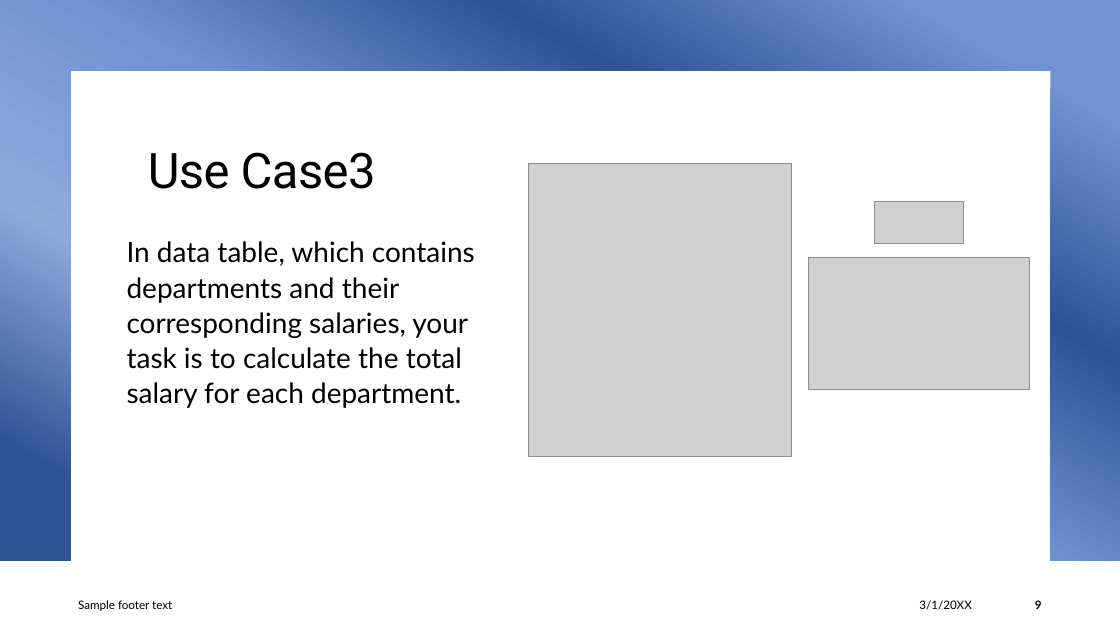
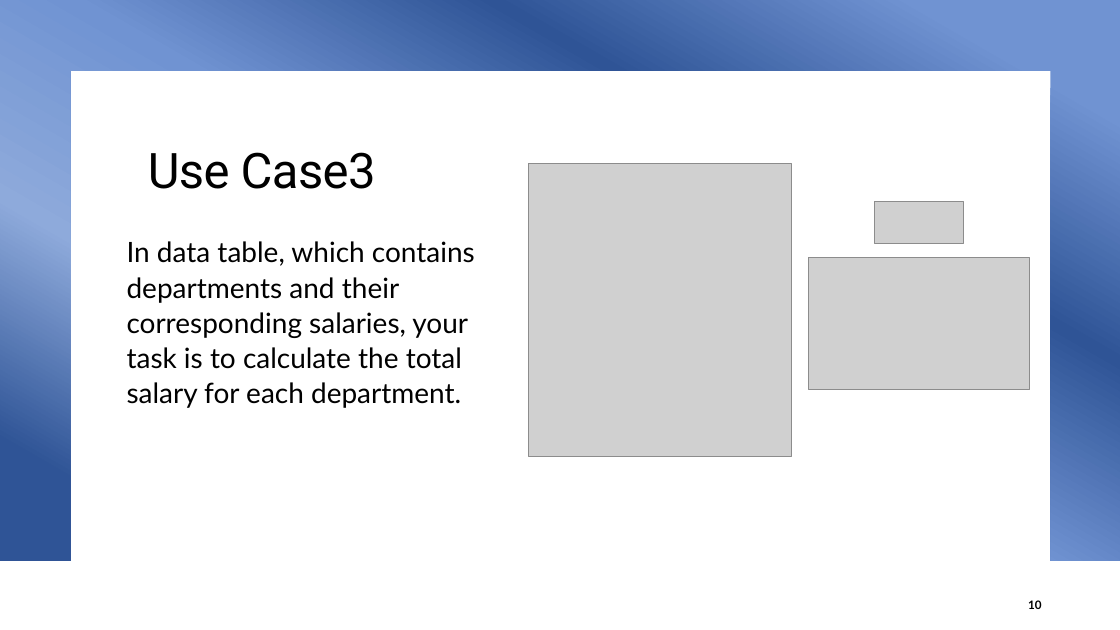
Before and after one commit to Ejaz6120/Portfolio, a slide deck: slide 10 of Presentations/.Net LINQ.pptx (slide 9 before the commit). Drawn at 1120x630 pixels with LibreOffice and Linux fonts; fonts in the diff are those of the drawing; grey boxes stand for pictures. Boxes give left, top, right and bottom in pixels: in the first picture for what was removed or moved away, otherwise in the second. Text is boxed around its words. In the diff, an @@ line names an element or a change of style, - is before the commit and + after.

```diff
--- a/Presentations/.Net LINQ.pptx
+++ b/Presentations/.Net LINQ.pptx
@@ text removed at bbox=[78, 600, 172, 611] @@
-Sample footer text
@@ text removed at bbox=[919, 600, 972, 610] @@
-3/1/20XX
@@ page number at bbox=[1028, 600, 1041, 609]: text changed @@
-9
+10
```
Also in this commit, not shown: 4 other slides changed, 1 slide added, 1 other file.
